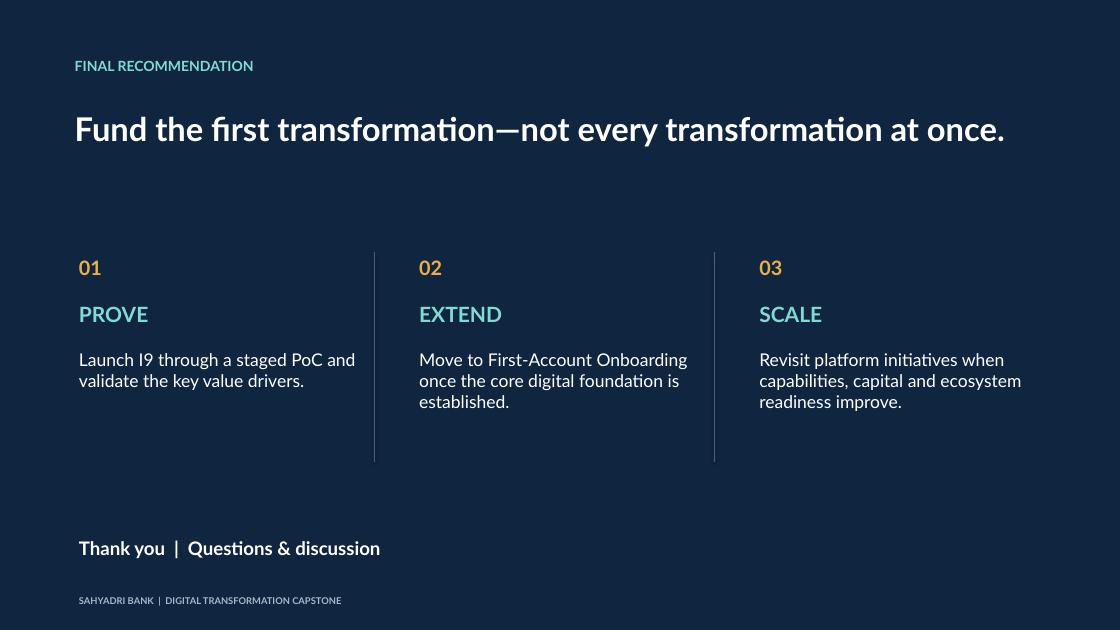
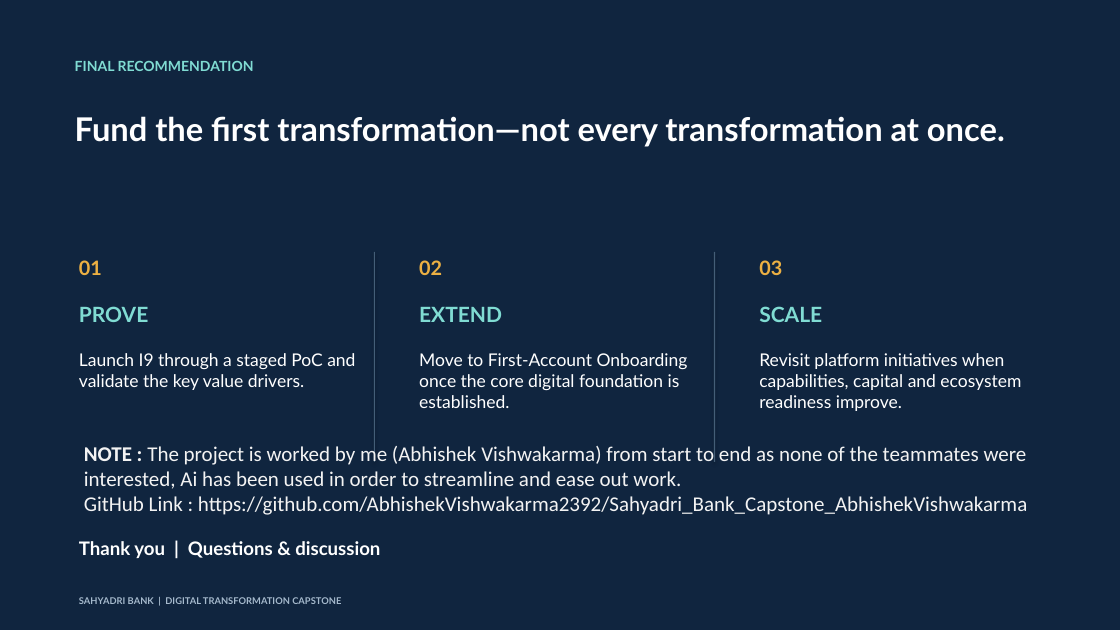
Before and after one commit to AbhishekVishwakarma2392/Sahyadri_Bank_Capstone_AbhishekVishwakarma, a slide deck: slide 11 of Sahyadri_Bank_Capstone_Presentation.pptx. Drawn at 1120x630 pixels with LibreOffice and Linux fonts; fonts in the diff are those of the drawing. Boxes give left, top, right and bottom in pixels: in the first picture for what was removed or moved away, otherwise in the second. Text is boxed around its words. In the diff, an @@ line names an element or a change of style, - is before the commit and + after.

```diff
--- a/Sahyadri_Bank_Capstone_Presentation.pptx
+++ b/Sahyadri_Bank_Capstone_Presentation.pptx
@@ text added at <box>84,443,1027,515</box>, 18 pt, text #F3F3F3 @@
+NOTE : The project is worked by me (Abhishek Vishwakarma) from start to end as none of the teammates were interested, Ai has been used in order to streamline and ease out work.
+GitHub Link : https://github.com/AbhishekVishwakarma2392/Sahyadri_Bank_Capstone_AbhishekVishwakarma
```
Also in this commit, not shown: 1 other slide changed.
